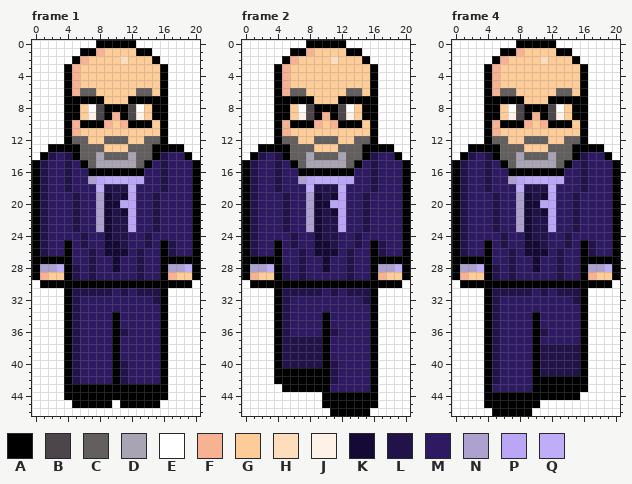
A animated GIF sprite gets an edit: Media/Images/Personajes/JuanmaMovimiento.gif. Above is the file before it was changed.
The file is 42x94 pixels, drawn in blocks of 2x2; one block is one cell here. Colours within 5 levels of each other are drawn and written as one. Shown: frame 1, frame 2, frame 4. The commit also changed other frames, which this record leaves out.
Palette (. is transparent): A #000000  B #4c454a  C #625f5e  D #a9a4b4  E #ffffff  F #f7b193  G #fecc99  H #feddbc  J #fef2e6  K #150a36  L #21134a  M #2e1a63  N #ada1d0  P #baa6f5  Q #c0adf7
The same view after the edit:
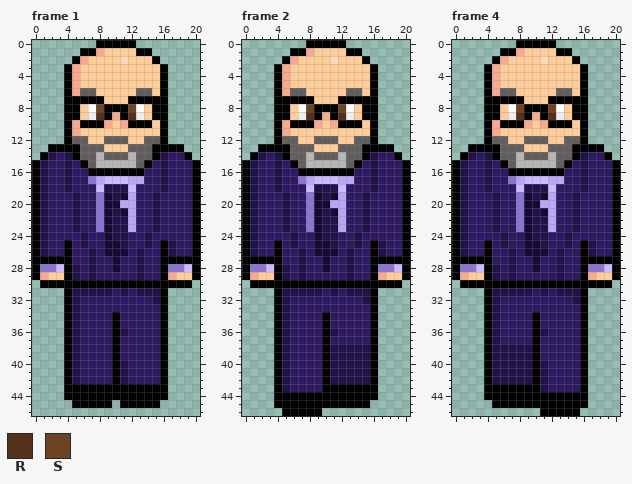
Colours new in this view: R #543219  S #6e4324
Edits made:
@@ palette @@
-D #a9a4b4
+D #b8b5b4
-F #f7b193
+F #f7a98f
-H #feddbc
+H #ffdab5
-J #fef2e6
+J #ededed
-N #ada1d0
+N #8c75d1
-Q #c0adf7
+Q #cbbaff
--- frame 1
@@ x 0..20 @@
- 0 EEEEEEEEAAAAAEEEEEEEE
- 1 EEEEEEAAFGGGGAAEEEEEE
- 2 EEEEEAFGGGGHGGGAEEEEE
- 3 EEEEAFGGGGGGGGGGAEEEE
- 4 EEEEAFGGGGGGGGGGAEEEE
- 5 EEEEAFGGGGGGGGGGAEEEE
- 6 EEEEAFCCGGGGGCCGAEEEE
- 7 EEEEAAAAAGGGAAAAAEEEE
- 8 EEEEAAGEBAAABEGAAEEEE
- 9 EEEEAAGJBAFABJGAAEEEE
-10 EEEEAFAAAFGFAAAGAEEEE
-11 EEEEAFGGGGGGGGGGAEEEE
-12 EEEEACCGGCCCGGCCAEEEE
-13 EEAAAACCCGGGCCCAAAAEE
-14 EALMLACCDCCCDCCALMMAE
+ 0 ........AAAAA........
+ 1 ......AAFGGGGAA......
+ 2 .....AFGGGGHGGGA.....
+ 3 ....AFGGGGGGGGGGA....
+ 4 ....AFGGGGGGGGGGA....
+ 5 ....AFGGGGGGGGGGA....
+ 6 ....AFCCGGGGGCCGA....
+ 7 ....AAAAAGGGAAAAA....
+ 8 ....AAGESAAASEGAA....
+ 9 ....AAGJRAFARJGAA....
+10 ....AFAAAFGFAAAGA....
+11 ....AFGGGGGGGGGGA....
+12 ....ACCGGCCCGGCCA....
+13 ..AAAACCCGGGCCCAAAA..
+14 .ALMLACCDCCCDCCALMMA.
 15 ALMMLMACDDDDDCAMLMMMA
@@ x 0..20 @@
 29 AFGGALMLMMMMMLMMAFGGA
-30 EAAAAAAAAAAAAAAAAAAAE
-31 EEEEALLLLLMLMLLLAEEEE
-32 EEEEALMMMMMMMMMLAEEEE
-33 EEEEALMMMMMMMMMMAEEEE
-34 EEEEALMMMMAMMMMMAEEEE
-35 EEEEALMMMMAMMMMMAEEEE
-36 EEEEALMMMMALMMMMAEEEE
-37 EEEEALMMMMAMMMMMAEEEE
-38 EEEEALMMMMAMMMMMAEEEE
-39 EEEEALMMMMAMMMMMAEEEE
-40 EEEEALMMMMALMMMMAEEEE
-41 EEEEALMMMMALMMMMAEEEE
-42 EEEEALMMMMALMMMMAEEEE
-43 EEEEAAAAAAAAAAAAAEEEE
-44 EEEEAAAAAAAAAAAAAEEEE
-45 EEEEEAAAAAEAAAAAEEEEE
-46 EEEEEEEEEEEEEEEEEEEEE
+30 .AAAAAAAAAAAAAAAAAAA.
+31 ....ALLLLLMLMLLLA....
+32 ....ALMMMMMMMMMLA....
+33 ....ALMMMMMMMMMMA....
+34 ....ALMMMMAMMMMMA....
+35 ....ALMMMMAMMMMMA....
+36 ....ALMMMMALMMMMA....
+37 ....ALMMMMAMMMMMA....
+38 ....ALMMMMAMMMMMA....
+39 ....ALMMMMAMMMMMA....
+40 ....ALMMMMALMMMMA....
+41 ....ALMMMMALMMMMA....
+42 ....ALMMMMALMMMMA....
+43 ....AAAAAAAAAAAAA....
+44 ....AAAAAAAAAAAAA....
+45 .....AAAAA.AAAAA.....
+46 .....................
--- frame 2
@@ x 0..20 @@
- 0 EEEEEEEEAAAAAEEEEEEEE
- 1 EEEEEEAAFGGGGAAEEEEEE
- 2 EEEEEAFGGGGHGGGAEEEEE
- 3 EEEEAFGGGGGGGGGGAEEEE
- 4 EEEEAFGGGGGGGGGGAEEEE
- 5 EEEEAFGGGGGGGGGGAEEEE
- 6 EEEEAFCCGGGGGCCGAEEEE
- 7 EEEEAAAAAGGGAAAAAEEEE
- 8 EEEEAAGEBAAABEGAAEEEE
- 9 EEEEAAGJBAFABJGAAEEEE
-10 EEEEAFAAAFGFAAAGAEEEE
-11 EEEEAFGGGGGGGGGGAEEEE
-12 EEEEACCGGCCCGGCCAEEEE
-13 EEAAAACCCGGGCCCAAAAEE
-14 EALMLACCDCCCDCCALMMAE
+ 0 ........AAAAA........
+ 1 ......AAFGGGGAA......
+ 2 .....AFGGGGHGGGA.....
+ 3 ....AFGGGGGGGGGGA....
+ 4 ....AFGGGGGGGGGGA....
+ 5 ....AFGGGGGGGGGGA....
+ 6 ....AFCCGGGGGCCGA....
+ 7 ....AAAAAGGGAAAAA....
+ 8 ....AAGESAAASEGAA....
+ 9 ....AAGJRAFARJGAA....
+10 ....AFAAAFGFAAAGA....
+11 ....AFGGGGGGGGGGA....
+12 ....ACCGGCCCGGCCA....
+13 ..AAAACCCGGGCCCAAAA..
+14 .ALMLACCDCCCDCCALMMA.
 15 ALMMLMACDDDDDCAMLMMMA
@@ x 0..20 @@
 29 AFGGALMLMMMMMLMMAFGGA
-30 EAAAAAAAAAAAAAAAAAAAE
-31 EEEEALLLLLMLMLLLAEEEE
-32 EEEEALMMMMMMMMMLAEEEE
-33 EEEEALMMMMMMMMMMAEEEE
-34 EEEEALMMMMAMMMMMAEEEE
-35 EEEEALMMMMAMMMMMAEEEE
-36 EEEEALMMMMALMMMMAEEEE
-37 EEEEALLLLLAMMMMMAEEEE
-38 EEEEALLLLLAMMMMMAEEEE
-39 EEEEALLLLLAMMMMMAEEEE
-40 EEEEALLLLLALMMMMAEEEE
-41 EEEEAAAAAAALMMMMAEEEE
-42 EEEEAAAAAAALMMMMAEEEE
-43 EEEEEAAAAAAMMMMMAEEEE
-44 EEEEEEEEEEAAAAAAAEEEE
-45 EEEEEEEEEEAAAAAAAEEEE
-46 EEEEEEEEEEEAAAAAEEEEE
+30 .AAAAAAAAAAAAAAAAAAA.
+31 ....ALLLLLMLMLLLA....
+32 ....ALMMMMMMMMMLA....
+33 ....ALMMMMMMMMMMA....
+34 ....ALMMMMAMMMMMA....
+35 ....ALMMMMAMMMMMA....
+36 ....ALMMMMALMMMMA....
+37 ....ALMMMMAMMMMMA....
+38 ....ALMMMMALLLLLA....
+39 ....ALMMMMALLLLLA....
+40 ....ALMMMMALLLLLA....
+41 ....ALMMMMALLLLLA....
+42 ....ALMMMMALLLLLA....
+43 ....ALMMMMAAAAAAA....
+44 ....AAAAAAAAAAAAA....
+45 ....AAAAAAAAAAAA.....
+46 .....AAAAA...........
--- frame 4
@@ x 0..20 @@
- 0 EEEEEEEEAAAAAEEEEEEEE
- 1 EEEEEEAAFGGGGAAEEEEEE
- 2 EEEEEAFGGGGHGGGAEEEEE
- 3 EEEEAFGGGGGGGGGGAEEEE
- 4 EEEEAFGGGGGGGGGGAEEEE
- 5 EEEEAFGGGGGGGGGGAEEEE
- 6 EEEEAFCCGGGGGCCGAEEEE
- 7 EEEEAAAAAGGGAAAAAEEEE
- 8 EEEEAAGEBAAABEGAAEEEE
- 9 EEEEAAGJBAFABJGAAEEEE
-10 EEEEAFAAAFGFAAAGAEEEE
-11 EEEEAFGGGGGGGGGGAEEEE
-12 EEEEACCGGCCCGGCCAEEEE
-13 EEAAAACCCGGGCCCAAAAEE
-14 EALMLACCDCCCDCCALMMAE
+ 0 ........AAAAA........
+ 1 ......AAFGGGGAA......
+ 2 .....AFGGGGHGGGA.....
+ 3 ....AFGGGGGGGGGGA....
+ 4 ....AFGGGGGGGGGGA....
+ 5 ....AFGGGGGGGGGGA....
+ 6 ....AFCCGGGGGCCGA....
+ 7 ....AAAAAGGGAAAAA....
+ 8 ....AAGESAAASEGAA....
+ 9 ....AAGJRAFARJGAA....
+10 ....AFAAAFGFAAAGA....
+11 ....AFGGGGGGGGGGA....
+12 ....ACCGGCCCGGCCA....
+13 ..AAAACCCGGGCCCAAAA..
+14 .ALMLACCDCCCDCCALMMA.
 15 ALMMLMACDDDDDCAMLMMMA
@@ x 0..20 @@
 29 AFGGALMLMMMMMLMMAFGGA
-30 EAAAAAAAAAAAAAAAAAAAE
-31 EEEEALLLLLMLMLLLAEEEE
-32 EEEEALMMMMMMMMMLAEEEE
-33 EEEEALMMMMMMMMMMAEEEE
-34 EEEEALMMMMAMMMMMAEEEE
-35 EEEEALMMMMAMMMMMAEEEE
-36 EEEEALMMMMALMMMMAEEEE
-37 EEEEALMMMMAMMMMMAEEEE
-38 EEEEALMMMMALLLLLAEEEE
-39 EEEEALMMMMALLLLLAEEEE
-40 EEEEALMMMMALLLLLAEEEE
-41 EEEEALMMMMALLLLLAEEEE
-42 EEEEALMMMMAAAAAAAEEEE
-43 EEEEAMMMMMAAAAAAAEEEE
-44 EEEEAAAAAAAAAAAAEEEEE
-45 EEEEAAAAAAAEEEEEEEEEE
-46 EEEEEAAAAAEEEEEEEEEEE
+30 .AAAAAAAAAAAAAAAAAAA.
+31 ....ALLLLLMLMLLLA....
+32 ....ALMMMMMMMMMLA....
+33 ....ALMMMMMMMMMMA....
+34 ....ALMMMMAMMMMMA....
+35 ....ALMMMMAMMMMMA....
+36 ....ALMMMMALMMMMA....
+37 ....ALMMMMAMMMMMA....
+38 ....ALLLLLAMMMMMA....
+39 ....ALLLLLAMMMMMA....
+40 ....ALLLLLALMMMMA....
+41 ....ALLLLLALMMMMA....
+42 ....ALLLLLALMMMMA....
+43 ....AAAAAAALMMMMA....
+44 ....AAAAAAAAAAAAA....
+45 .....AAAAAAAAAAAA....
+46 ...........AAAAA.....
